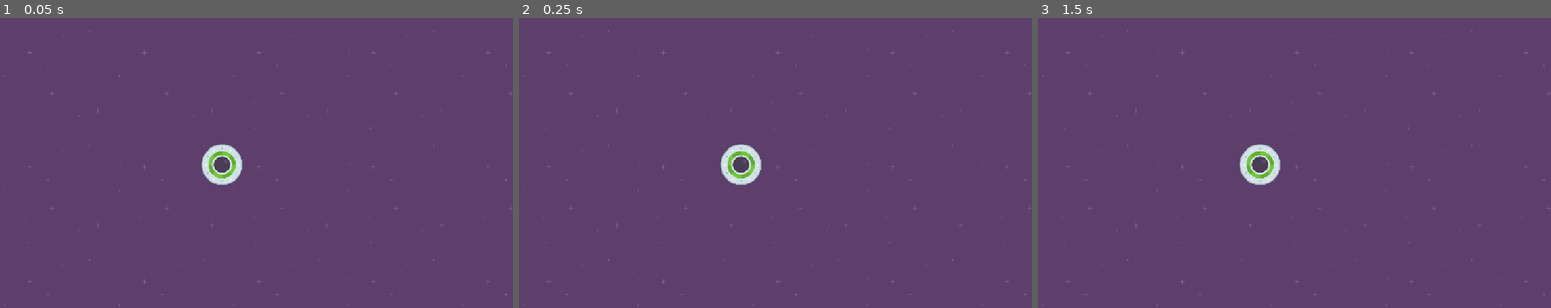
Above: before the commit, frames 1-3 (left to right).
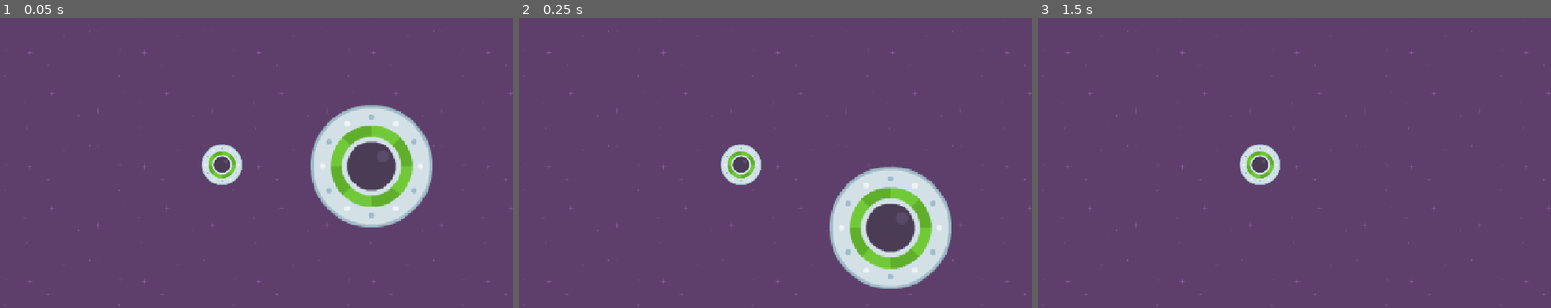
Above: after the commit, the same moments.

Repository: Hexanima/SpeedySaucer
Game: Godot game, scene res://scenes/level_1.tscn
Same seed, same stepped clock (60 frames per second), same inputs: the game is played once before the commit and once after it.
Inputs:
- Up to frame 1 (0.05 s): no input
- Up to frame 2 (0.25 s): no input
- Up to frame 3 (1.5 s): tap Enter at 1.25 s

The runs differ from the first frame. In frame 1, 6.8% of the frame differs, in the area x 60-85%, y 30-73%; in frame 2, 6.8%; in frame 3, nothing differs.

Commit message:
Adds example of editable instances of a scene and its children

Diff:
--- a/scenes/level_1.tscn
+++ b/scenes/level_1.tscn
@@ -15,3 +15,12 @@
 
 [node name="Player" parent="." unique_id=737895834 instance=ExtResource("2_bswci")]
 position = Vector2(502, 328)
+
+[node name="Player2" parent="." unique_id=503325034 instance=ExtResource("2_bswci")]
+position = Vector2(836, 327)
+gravity_scale = 5.0
+
+[node name="Sprite2D" parent="Player2" index="0" unique_id=1273343799]
+scale = Vector2(3, 3)
+
+[editable path="Player2"]
